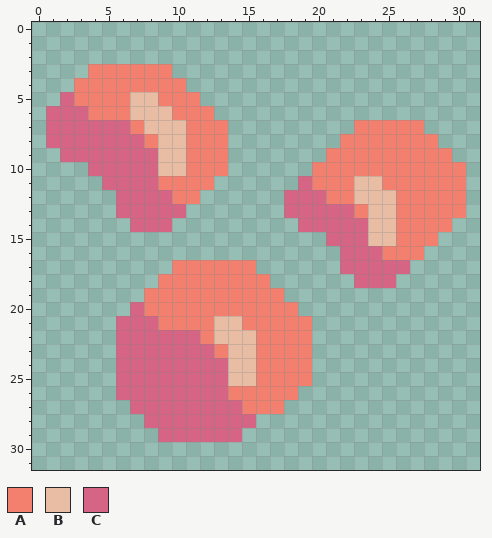
File history of a pixel-art sprite, assets/sprites/blocks/environment/ore-palladium1.png. The first picture shows the starting point.
The file is 32x32 pixels.
Palette (. is transparent): A #f37f6f  B #e8bda4  C #d66484
And afterwards:
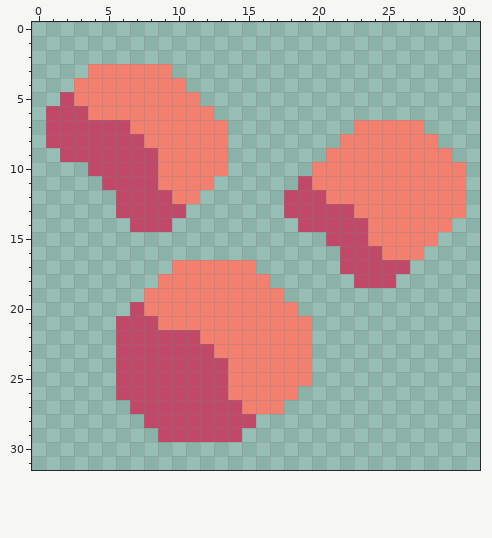
Commit message: ballista template for Zheka + changed palladium ore sprites
Edits made:
Colour C changes from #d66484 to #c2486a.
Colour B gives way to colour A in row 5 at x 7 to 8; in row 6 at x 7 to 9; in row 7 at x 8 to 10; in rows 8 to 10 at x 9 to 10; in row 11 at x 23 to 24; in row 12 at x 23 to 25.
Colour B gives way to colour A in rows 13 to 15 at x 24 to 25; in row 21 at x 13 to 14; in row 22 at x 13 to 15; in rows 23 to 25 at x 14 to 15.
Where, in picture pixels (left, top, right, bottom), the same in both pictures:
changed: (46, 92, 186, 232)
changed: (284, 176, 410, 288)
changed: (116, 302, 256, 442)
